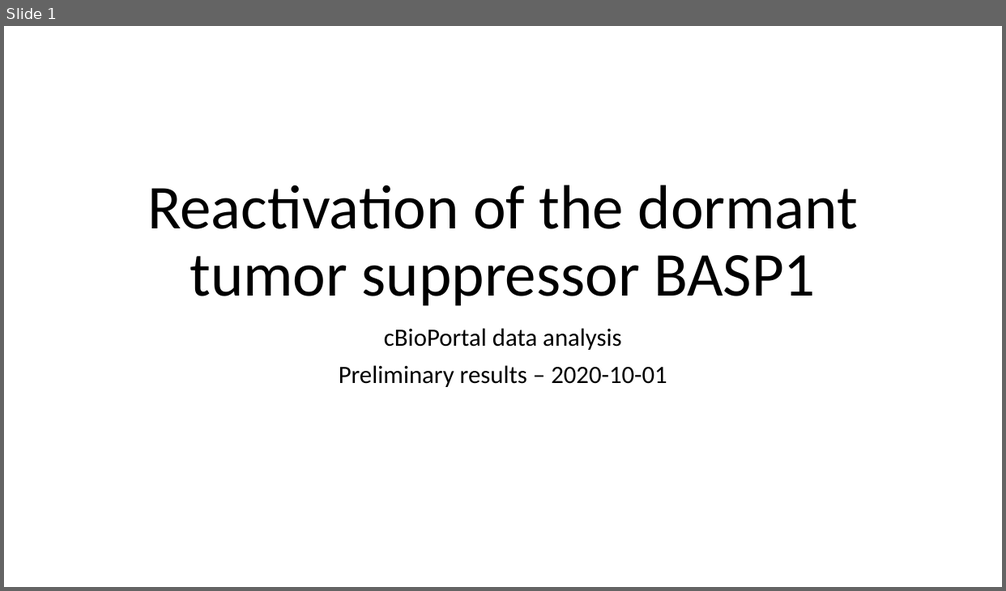
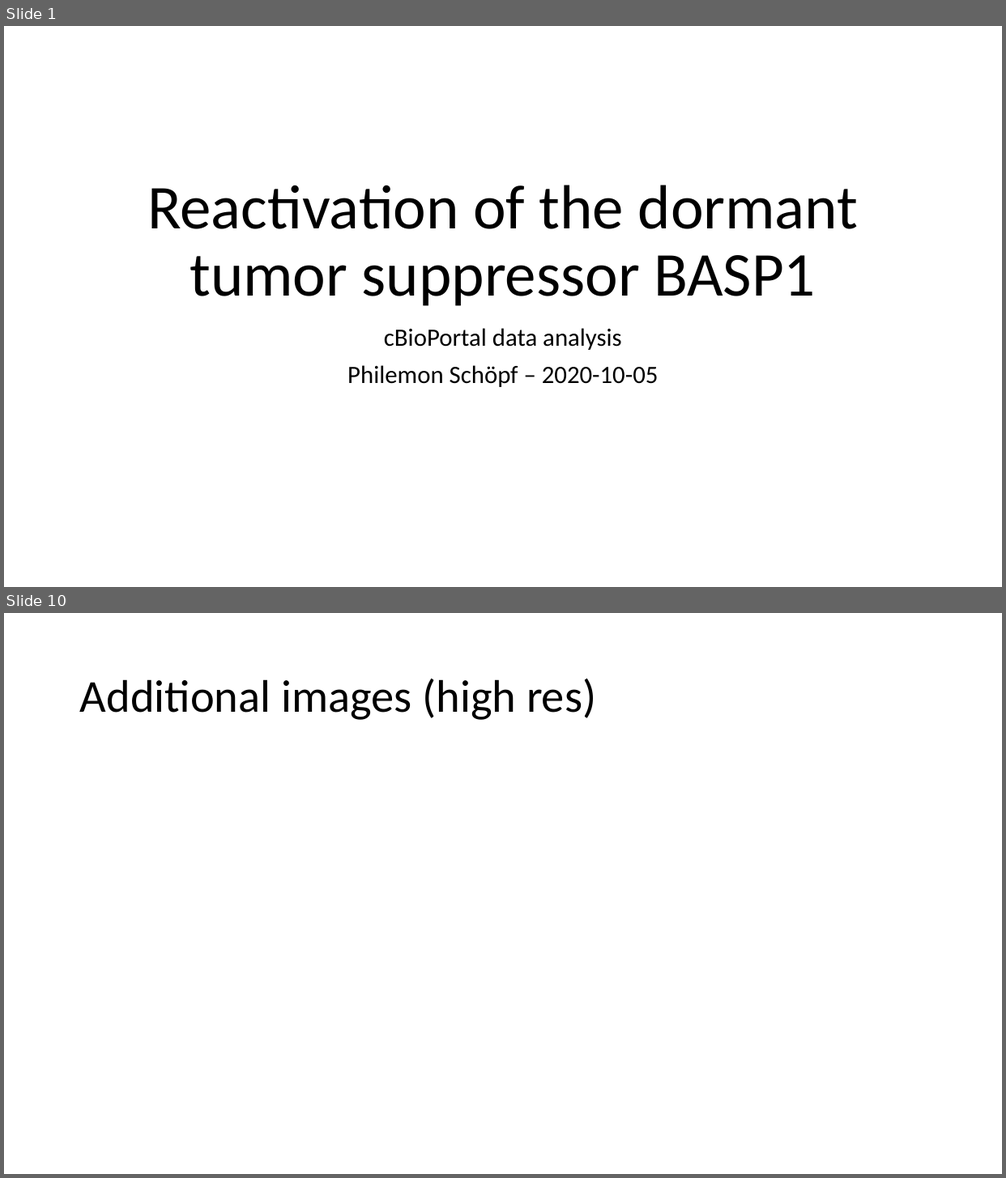
Before and after one commit to phschoepf/rnaRatio, a slide deck: presentation.pptx. Shown one above the other, each under a label of ours: slide 1 before the commit, slides 1 and 10 after it; the slides between them are not shown. The pictures are 1006x591 and 1006x1178 pixels, drawn with LibreOffice and Linux fonts; fonts in the diff are those of the drawing. Boxes give left, top, right and bottom in pixels: in the first picture for what was removed or moved away, otherwise in the second. Text is boxed around its words. In the diff, an @@ line names an element or a change of style, - is before the commit and + after.

```diff
--- a/presentation.pptx
+++ b/presentation.pptx
@@ slide 10 added at [4,613,1002,1174], background #FFFFFF @@
@@ title added at [80,679,596,720], 44 pt, text #000000 @@
+Additional images (high res)
@@ slide 1 changed as well @@
@@ subtitle at [347,365,658,387]: text changed @@
-Preliminary results – 2020-10-01
+Philemon Schöpf – 2020-10-05
```
Also in this commit, not shown: 8 other slides added, 1 slide removed, 21 other files.
